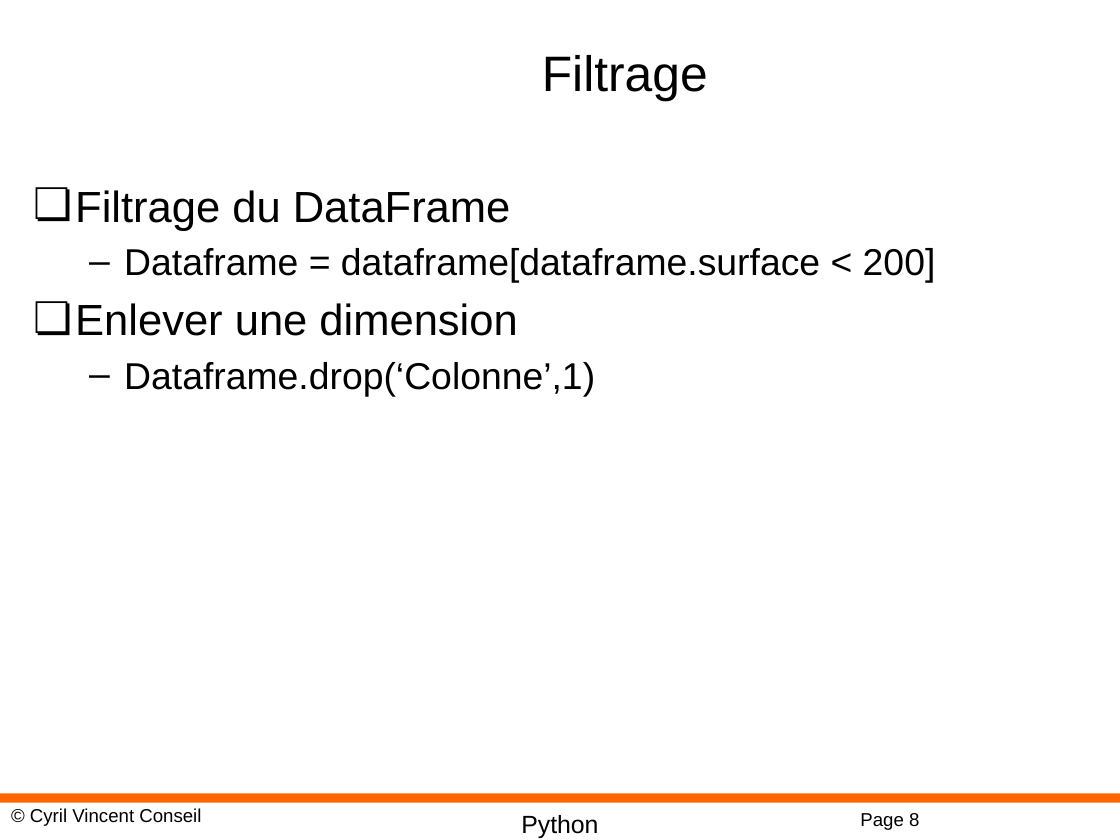
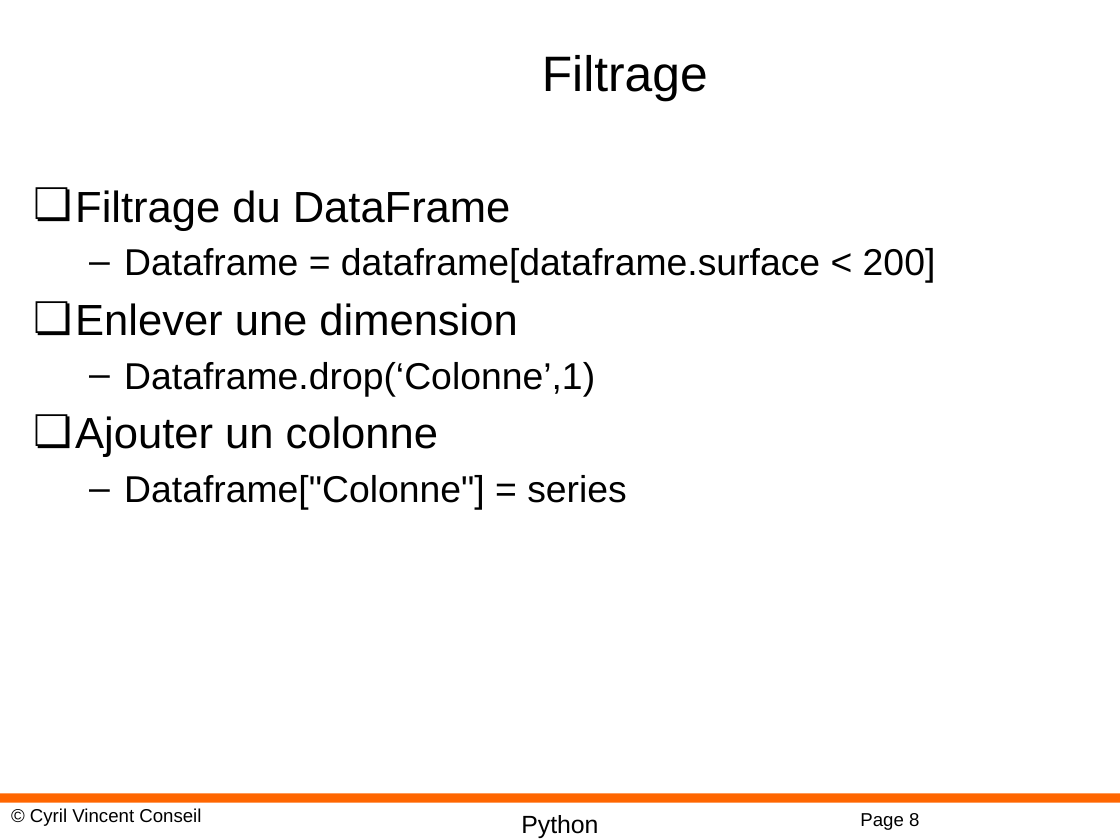
Before and after one commit to cyrilvincent/math, a slide deck: slide 8 of ppt/PythonMath11-Pandas.pptx. Drawn at 1120x840 pixels with LibreOffice and Linux fonts; fonts in the diff are those of the drawing; background and template pictures are left out. Boxes give left, top, right and bottom in pixels: in the first picture for what was removed or moved away, otherwise in the second. Text is boxed around its words. In the diff, an @@ line names an element or a change of style, - is before the commit and + after.

```diff
--- a/ppt/PythonMath11-Pandas.pptx
+++ b/ppt/PythonMath11-Pandas.pptx
@@ text at [75,416,627,509]: paragraphs added @@
+❏ Ajouter un colonne
+  – Dataframe["Colonne"] = series
```
Also in this commit, not shown: 1 other slide changed, 1 slide removed, 5 other files.
